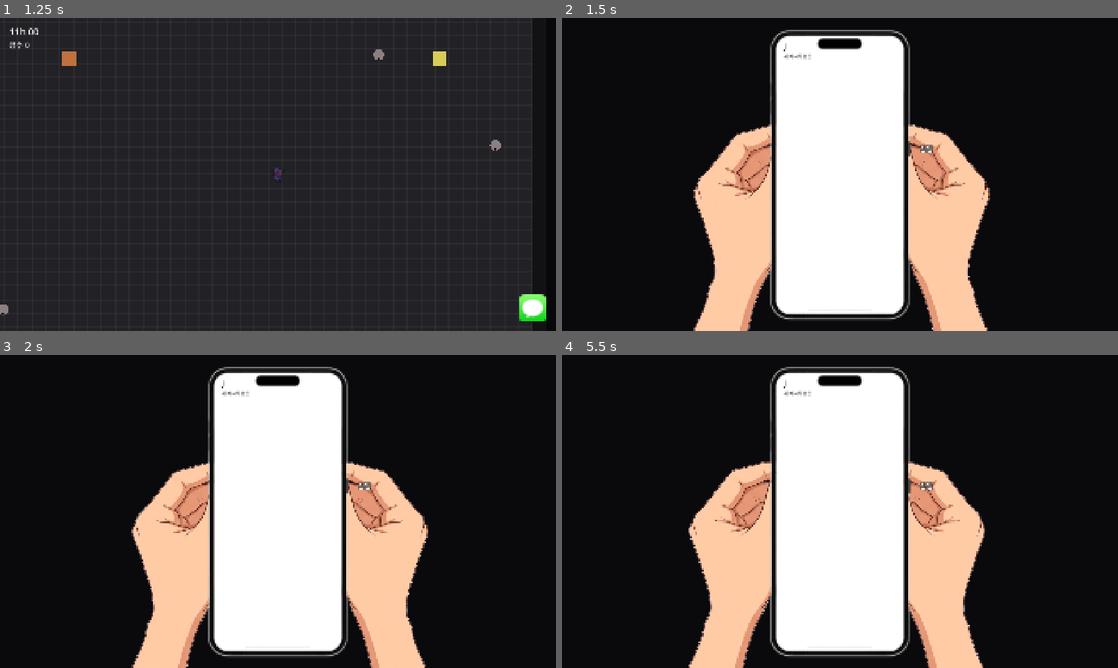
Above: before the commit, frames 1-4 (two rows, left to right).
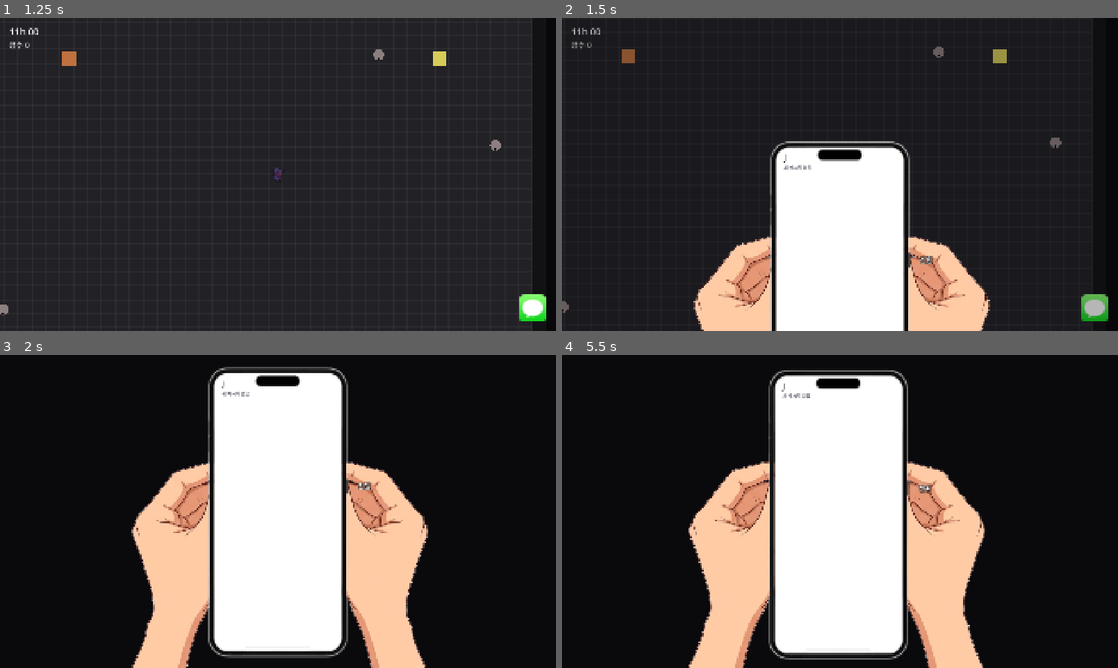
Above: after the commit, the same moments.

Repository: xyur2/DLQ
Game: Godot game, scene res://scenes/main.tscn
Same seed, same stepped clock (60 frames per second), same inputs: the game is played once before the commit and once after it.
Inputs (mouse positions are in pixels of both pictures, inside the frame that each line leads up to):
- Up to frame 1 (1.25 s): tap Enter at 0.5 s; move the mouse to (533, 309) at 0.52 s; hold D (move_right) from 0.53 s (still down); hold E (interact) from 0.53 s (still down); click (533, 309) at 0.67 s
- Up to frame 2 (1.5 s): move the mouse to (728, 190) at 1.27 s; release D (move_right) at 1.28 s; release E (interact) at 1.28 s; hold S (move_down) from 1.28 s (still down); tap Q (open_phone) at 1.35 s; click (728, 190) at 1.42 s
- Up to frame 3 (2 s): keep holding S (move_down)
- Up to frame 4 (5.5 s): move the mouse to (895, 442) at 2.02 s; release S (move_down) at 2.03 s; hold D (move_right) 2.03-2.78 s; tap Z at 2.1, 4.35 s; click (895, 442) at 2.17 s; move the mouse to (812, 574) at 2.77 s; hold W (move_up) 2.78-3.53 s; tap E (interact) at 2.85 s; click (812, 574) at 2.92 s; move the mouse to (1006, 558) at 3.52 s; hold Q (open_phone) 3.53-4.28 s; hold A (move_left) 3.53-5.03 s; click (1006, 558) at 3.67 s; move the mouse to (673, 464) at 4.27 s; click (673, 464) at 4.42 s; move the mouse to (867, 511) at 5.02 s; hold S (move_down) from 5.03 s (still down); hold E (interact) from 5.03 s (still down); click (867, 511) at 5.17 s

Frame 1 is identical in both runs. In frame 2, 25% of the frame differs, in the area x 0-99%, y 0-100%; in frame 3, 0.6%; in frame 4, 3.4%.

Commit message:
v2.2: phone tremor, penalties & score effects
Apply v2.2 playtest changes: add phone tremor, slide transition, wrong-letter penalty and on-screen score effects.

Changes:
- Docs: update spec to v2.2 summarizing DM pacing, wrong-letter penalty, phone tremor & slide and score effect features.
- UI: add EffectLayer and ScoreEffects node to scenes/ui/ui.tscn and register score_effects.gd as an ext resource.
- New script: scripts/score_effects.gd (visual +N/-N floating score labels near top/phone positions) and its .uid file.
- GameConfig: new constants SCORE_WRONG_LETTER, TREMOR_PHONE_RATIO, PHONE_SLIDE_SEC, PHONE_SLIDE_DISTANCE; dm_interval lowered to 12s and wrong_lock_time increased to 2s.
- GameState: add report_wrong_letter(), clamp score to >= 0 and emit score_changed only when value actually changes.
- PhoneView: implement slide (up/down) transition, separate phone tremor from hands/cursor, update tremor math, prevent input when phone is off, report wrong-letter to GameState and apply lock/penalty.

Purpose: reflect player feedback (stronger penalty for mistakes, faster DM pacing), introduce phone movement/visual polish and visible score-change effects while ensuring score never goes negative.

Diff:
--- a/scenes/ui/ui.tscn
+++ b/scenes/ui/ui.tscn
@@ -5,6 +5,7 @@
 [ext_resource type="PackedScene" path="res://scenes/ui/end_screen.tscn" id="3_end"]
 [ext_resource type="PackedScene" path="res://scenes/ui/debug_overlay.tscn" id="4_debug"]
 [ext_resource type="PackedScene" path="res://scenes/ui/scare_overlay.tscn" id="5_scare"]
+[ext_resource type="Script" path="res://scripts/score_effects.gd" id="6_score_effects"]
 
 [node name="UI" type="Node"]
 
@@ -12,6 +13,20 @@
 layer = 10
 
 [node name="Hud" parent="HudLayer" instance=ExtResource("1_hud")]
+
+[node name="EffectLayer" type="CanvasLayer" parent="."]
+layer = 25
+
+[node name="ScoreEffects" type="Control" parent="EffectLayer"]
+process_mode = 3
+layout_mode = 3
+anchors_preset = 15
+anchor_right = 1.0
+anchor_bottom = 1.0
+grow_horizontal = 2
+grow_vertical = 2
+mouse_filter = 2
+script = ExtResource("6_score_effects")
 
 [node name="ScreenLayer" type="CanvasLayer" parent="."]
 layer = 30
--- a/scripts/game_config.gd
+++ b/scripts/game_config.gd
@@ -76,6 +76,7 @@
 const SCORE_REPLY_MIN: int = 10
 const SCORE_REACTION: int = 5
 const SCORE_BLOCK: int = 10
+const SCORE_WRONG_LETTER: int = 10          # 틀린 글자를 누르면 깎임. 0 아래로는 내려가지 않음
 
 # 소품 종류별 값. 위치와 어그로 지점은 top_view.tscn에서 배치한다.
 const PROPS: Dictionary = {
@@ -96,10 +97,10 @@
     {
         'npc_count': 5,
         'follower_count': 1,       # follower_option을 켜고 시작하는 사람 수
-        'dm_interval': 15.0,
+        'dm_interval': 12.0,
         'caught_radius': 80.0,
         'decoy_count': 6,          # 단어 글자 외에 섞이는 알파벳 수
-        'wrong_lock_time': 1.0,    # 틀린 알파벳을 눌렀을 때 터치가 막히는 시간(초)
+        'wrong_lock_time': 2.0,    # 틀린 알파벳을 눌렀을 때 터치가 막히는 시간(초)
     },
 ]
 
@@ -122,6 +123,9 @@
 const TREMOR_NOISE_SPEED_MAX: float = 220.0
 const TREMOR_NOISE_FREQUENCY: float = 0.03
 const TREMOR_NOISE_GAIN: float = 1.6          # 노이즈 값(대략 ±0.6)을 ±1 근처로 키움
+const TREMOR_PHONE_RATIO: float = 0.5         # 휴대폰은 손·커서의 이 비율만큼, 다른 패턴으로 흔들림
+const PHONE_SLIDE_SEC: float = 0.45           # 휴대폰이 올라오고 내려가는 시간, 배경이 어두워지고 밝아지는 시간
+const PHONE_SLIDE_DISTANCE: float = 1100.0    # 내려가 있을 때의 거리(px). 화면 밖으로 완전히 나가는 값
 # 답장 단어. 대문자 알파벳만.
 const REPLY_WORDS: Array = ['LOVE', 'MISS', 'SOON', 'WAIT', 'CALL', 'LATER', 'HUSH', 'KISS', 'BABY', 'SORRY']
 const LETTER_GRID: Vector2i = Vector2i(4, 6)  # 알파벳 버튼을 놓는 칸 (열, 행)
--- a/scripts/game_state.gd
+++ b/scripts/game_state.gd
@@ -138,6 +138,12 @@
         reply_resolved.emit(false)
 
 
+## 틀린 글자를 눌렀을 때 PhoneView가 호출.
+func report_wrong_letter() -> void:
+    if is_playing():
+        _add_score(-GameConfig.SCORE_WRONG_LETTER)
+
+
 ## 사람에게 반응을 보냈을 때 TopView가 호출.
 func report_reaction(positive: bool) -> void:
     if is_playing():
@@ -212,8 +218,10 @@
 
 
 func _add_score(points: int) -> void:
-    score += points
-    score_changed.emit(score)
+    var next: int = maxi(0, score + points)
+    if next != score:
+        score = next
+        score_changed.emit(score)
 
 
 func _update_slow_dance() -> void:
--- a/scripts/phone_view.gd
+++ b/scripts/phone_view.gd
@@ -1,16 +1,19 @@
 class_name PhoneView
 extends Control
 ## 휴대폰 화면. 탑뷰를 완전히 가리고, 제시된 단어의 알파벳을 순서대로 눌러 답장한다.
-## - 틀린 알파벳을 누르면 cfg['wrong_lock_time']초 동안 터치가 막힌다.
-## - 제한 시간은 없다. 답장하지 않으면 DM이 15초마다 계속 쌓일 뿐이다.
+## - 틀린 알파벳을 누르면 점수가 깎이고 cfg['wrong_lock_time']초 동안 터치가 막힌다.
+## - 제한 시간은 없다. 답장하지 않으면 DM이 cfg['dm_interval']초마다 계속 쌓일 뿐이다.
 ## - 끄기는 전원 버튼으로만 가능하다. 끄고 다시 켜면 같은 단어를 이어서 한다.
 ## 숨은 입력: 글자 버튼이나 키보드로 GameConfig.LETTER_COMBOS의 글자를 연속으로 입력하면 음향 효과가 나온다.
-## 손 떨림: 휴대폰은 고정이고, 손 이미지와 실제 마우스 커서가 함께 흔들린다. 커서가 흔들려 누르기 어려운 것이 핵심이다.
+## 손 떨림: 손 이미지와 실제 마우스 커서가 함께 흔들리고, 휴대폰은 다른 패턴으로 약하게 흔들린다.
+## 같은 패턴이면 커서와 버튼의 거리가 변하지 않아 누르기 쉬워지므로 패턴을 나눈다.
+## 전환: 켜고 끌 때 휴대폰과 손은 아래에서 올라오고 내려가며, 배경은 천천히 어두워지고 밝아진다.
 
 const LETTER_SCENE: PackedScene = preload('res://scenes/phone/letter_button.tscn')
 const ALPHABET: String = 'ABCDEFGHIJKLMNOPQRSTUVWXYZ'
 const LOCK_TINT: Color = Color(1.0, 0.7, 0.7)
 const LETTER_HISTORY_MAX: int = 8
+const PHONE_NOISE_PHASE: float = 5000.0   # 휴대폰 흔들림을 손·커서와 다른 패턴으로
 
 var _letters: Array[LetterButton] = []
 var _puzzle_active: bool = false
@@ -22,7 +25,10 @@
 var _hands_base: Vector2 = Vector2.ZERO
 var _mouse_offset: Vector2i = Vector2i.ZERO
 var _typed: String = ''
-
+var _slide: float = 0.0   # 0: 내려가 있음, 1: 올라와 있음
+
+@onready var _backdrop: ColorRect = $Backdrop
+@onready var _phone_root: Control = $PhoneRoot
 @onready var _hands: TextureRect = $Hands
 @onready var _screen_background: Panel = $PhoneRoot/ScreenBackground
 @onready var _screen: Control = $PhoneRoot/Screen
@@ -47,6 +53,7 @@
 
 
 func _process(delta: float) -> void:
+    _update_slide(delta)
     _update_tremor(delta)
     if _lock_left > 0.0 and GameState.is_playing():
         _lock_left -= delta
@@ -56,10 +63,27 @@
     _update_status()
 
 
-## 손 이미지와 마우스 커서를 같은 양만큼 흔든다.
+## 휴대폰을 켜고 끌 때의 전환. 끄는 중에도 게임은 진행되므로 입력은 막지 않는다.
+func _update_slide(delta: float) -> void:
+    var goal: float = 1.0 if GameState.phone_on else 0.0
+    _slide = move_toward(_slide, goal, delta / GameConfig.PHONE_SLIDE_SEC)
+    _backdrop.modulate.a = _slide
+    _backdrop.mouse_filter = Control.MOUSE_FILTER_STOP if GameState.phone_on else Control.MOUSE_FILTER_IGNORE
+    if _slide <= 0.0 and not GameState.phone_on:
+        visible = false
+
+
+## 전환에 따른 아래쪽 거리. 빠르게 움직이다가 자리에 가까울수록 느려진다.
+func _slide_offset() -> Vector2:
+    return Vector2.DOWN * GameConfig.PHONE_SLIDE_DISTANCE * pow(1.0 - _slide, 3.0)
+
+
+## 손 이미지와 마우스 커서는 같은 양만큼, 휴대폰은 다른 패턴으로 흔든다.
 func _update_tremor(delta: float) -> void:
-    if not visible:
-        _hands.position = _hands_base
+    var center: Vector2 = (size - _phone_root.size) * 0.5
+    if not GameState.phone_on:
+        _hands.position = _hands_base + _slide_offset()
+        _phone_root.position = center + _slide_offset()
         _shake_mouse(Vector2.ZERO)
         return
     # 가까울수록 더 빠르게 떨린다.
@@ -70,7 +94,12 @@
         _noise.get_noise_1d(_noise_time),
         _noise.get_noise_1d(_noise_time + 1000.0)
     ) * amount
-    _hands.position = _hands_base + offset
+    var phone_offset := Vector2(
+        _noise.get_noise_1d(_noise_time + PHONE_NOISE_PHASE),
+        _noise.get_noise_1d(_noise_time + PHONE_NOISE_PHASE + 1000.0)
+    ) * amount * GameConfig.TREMOR_PHONE_RATIO
+    _hands.position = _hands_base + _slide_offset() + offset
+    _phone_root.position = center + _slide_offset() + phone_offset
     _shake_mouse(offset)
 
 
@@ -99,9 +128,9 @@
 
 
 func _on_phone_toggled(is_on: bool) -> void:
-    visible = is_on
     _typed = ''
     if is_on:
+        visible = true
         _try_start_puzzle()
 
 
@@ -158,7 +187,7 @@
 ## 키보드 글자는 답장에 쓰지 않고 숨은 입력으로만 받는다. 한글 자판에서도 동작하도록 물리 키를 쓴다.
 func _unhandled_key_input(event: InputEvent) -> void:
     var key := event as InputEventKey
-    if key == null or not key.pressed or key.echo or not visible:
+    if key == null or not key.pressed or key.echo or not GameState.phone_on:
         return
     if key.physical_keycode >= KEY_A and key.physical_keycode <= KEY_Z:
         _record_letter(String.chr(key.physical_keycode))
@@ -175,6 +204,8 @@
 
 
 func _on_letter_picked(button: LetterButton) -> void:
+    if not GameState.phone_on:
+        return
     _record_letter(button.letter)
     if not _puzzle_active or _lock_left > 0.0 or not GameState.is_playing():
         return
@@ -188,6 +219,7 @@
     else:
         _lock_left = float(GameState.cfg['wrong_lock_time'])
         _set_locked(true)
+        GameState.report_wrong_letter()
 
 
 ## 틀렸을 때 잠시 터치를 막는다.
--- /dev/null
+++ b/scripts/score_effects.gd
@@ -0,0 +1,45 @@
+class_name ScoreEffects
+extends Control
+## 점수가 바뀔 때마다 +N, -N이 떠오르는 효과. 휴대폰 화면 위에서도 보이도록 전용 레이어에 있다.
+## 위치는 scenes/ui/ui.tscn에서 정한다.
+
+const POSITIVE_COLOR: Color = Color(0.45, 1.0, 0.5)
+const NEGATIVE_COLOR: Color = Color(1.0, 0.35, 0.35)
+const FONT_SIZE: int = 40
+const RISE_PX: float = 60.0
+const DURATION: float = 0.9
+
+## 탑뷰에서 효과가 나타나는 위치. 왼쪽 위 점수 옆.
+@export var top_view_position: Vector2 = Vector2(180.0, 64.0)
+## 휴대폰 화면에서 효과가 나타나는 위치. 휴대폰 오른쪽 위.
+@export var phone_position: Vector2 = Vector2(1240.0, 120.0)
+
+var _last_score: int = 0
+
+
+func _ready() -> void:
+    _last_score = GameState.score
+    GameState.score_changed.connect(_on_score_changed)
+
+
+func _on_score_changed(value: int) -> void:
+    var points: int = value - _last_score
+    _last_score = value
+    if points != 0:
+        _spawn(points)
+
+
+func _spawn(points: int) -> void:
+    var label := Label.new()
+    label.text = '%+d' % points
+    label.position = phone_position if GameState.phone_on else top_view_position
+    label.add_theme_font_size_override('font_size', FONT_SIZE)
+    label.add_theme_color_override('font_color', POSITIVE_COLOR if points > 0 else NEGATIVE_COLOR)
+    label.add_theme_color_override('font_outline_color', Color.BLACK)
+    label.add_theme_constant_override('outline_size', 6)
+    add_child(label)
+    var tween: Tween = label.create_tween()
+    tween.set_parallel()
+    tween.tween_property(label, 'position:y', label.position.y - RISE_PX, DURATION)
+    tween.tween_property(label, 'modulate:a', 0.0, DURATION).set_ease(Tween.EASE_IN)
+    tween.chain().tween_callback(label.queue_free)
Not shown, added: scripts/score_effects.gd.uid
Not shown, changed: docs/홈커밍 파티 스릴러 구현 명세서 v2.md
